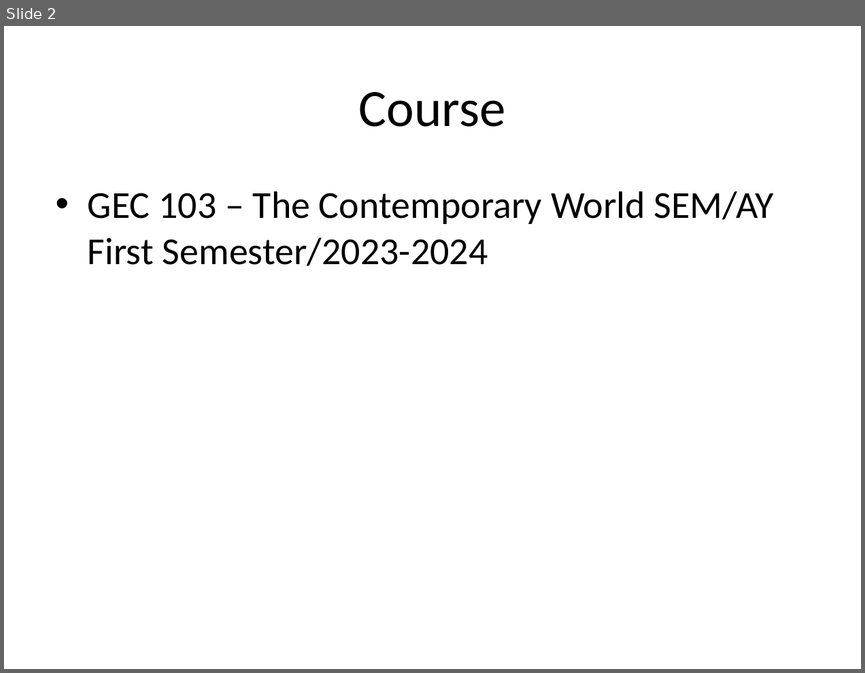
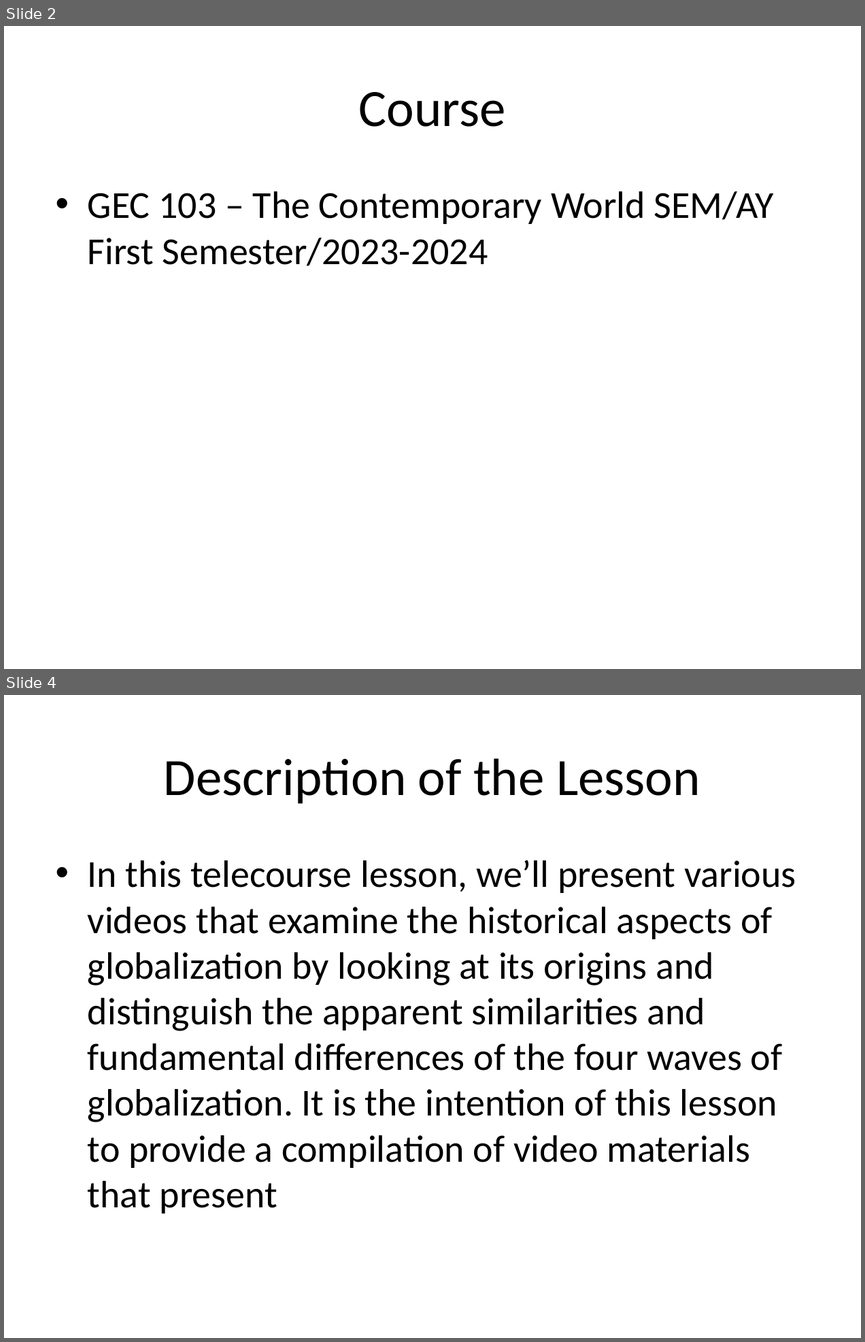
Before and after one commit to ReiJ0J0/PresentFlow_UI, a slide deck: generated/generated_presentation.pptx. Shown one above the other, each under a label of ours: slide 2 before the commit, slides 2 and 4 after it; the slides between them are not shown. The pictures are 865x673 and 865x1342 pixels, drawn with LibreOffice and Linux fonts; fonts in the diff are those of the drawing. Boxes give left, top, right and bottom in pixels: in the first picture for what was removed or moved away, otherwise in the second. Text is boxed around its words. In the diff, an @@ line names an element or a change of style, - is before the commit and + after.

```diff
--- a/generated/generated_presentation.pptx
+++ b/generated/generated_presentation.pptx
@@ slide 4 added at bbox=[4, 695, 861, 1338], background #FFFFFF @@
@@ title added at bbox=[164, 758, 700, 804], 44 pt, text #000000 @@
+Description of the Lesson
@@ text added at bbox=[88, 860, 796, 1213], 32 pt, text #000000 @@
+• In this telecourse lesson, we’ll present various videos that examine the historical aspects of globalization by looking at its origins and distinguish the apparent similarities and fundamental differences of the four waves of globalization. It is the intention of this lesson to provide a compilation of video materials that present
```
Also in this commit, not shown: 12 slides changed, 38 other slides added, 38 slides removed, 4 other files.
